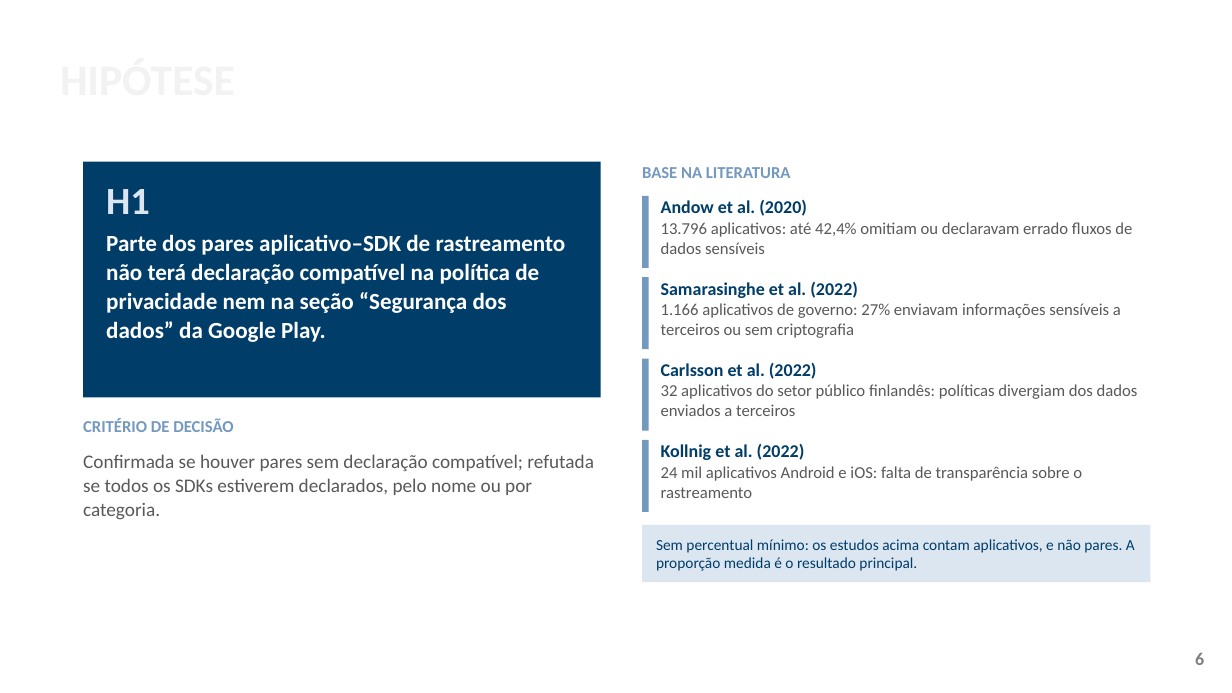
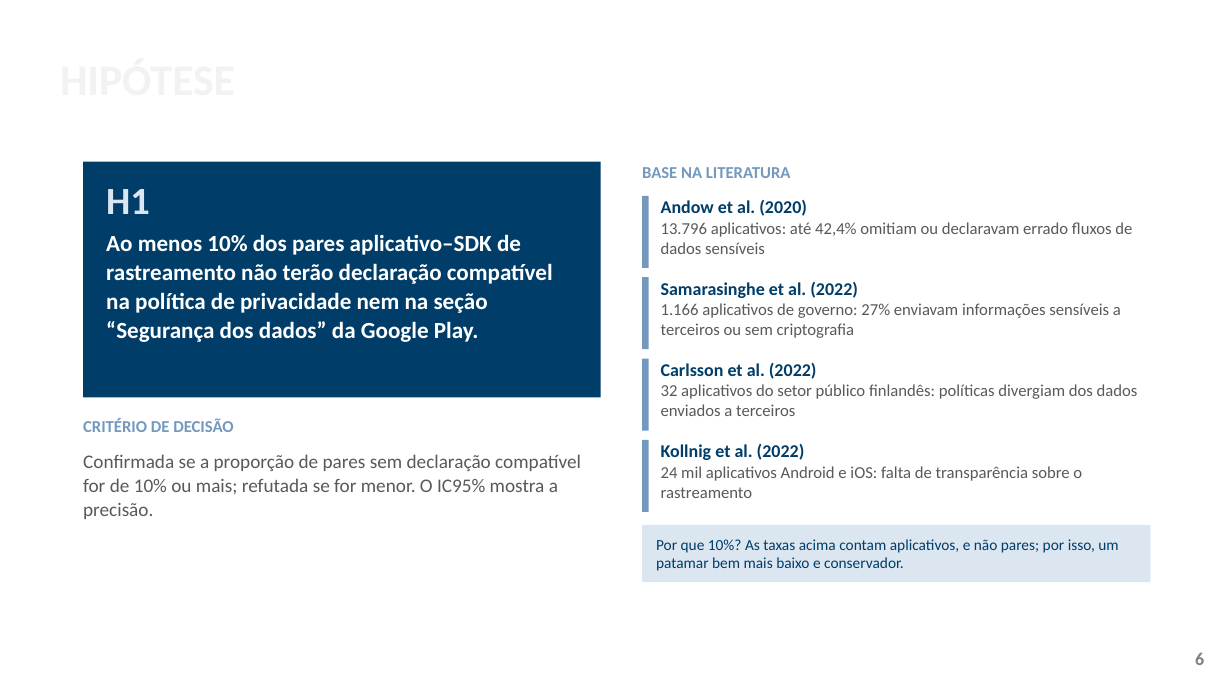
Before and after one commit to ClaudioAMF1/TCC, a slide deck: slide 6 of tcc/apresentacao/apresentacao-defesa-final.pptx. Drawn at 1232x693 pixels with LibreOffice and Linux fonts; fonts in the diff are those of the drawing; background and template pictures are left out. Boxes give left, top, right and bottom in pixels: in the first picture for what was removed or moved away, otherwise in the second. Text is boxed around its words. In the diff, an @@ line names an element or a change of style, - is before the commit and + after.

```diff
--- a/tcc/apresentacao/apresentacao-defesa-final.pptx
+++ b/tcc/apresentacao/apresentacao-defesa-final.pptx
@@ text at bbox=[106, 234, 553, 342]: text changed @@
-Parte dos pares aplicativo–SDK de rastreamento não terá declaração compatível na política de privacidade nem na seção “Segurança dos dados” da Google Play.
+Ao menos 10% dos pares aplicativo–SDK de rastreamento não terão declaração compatível na política de privacidade nem na seção “Segurança dos dados” da Google Play.
@@ text at bbox=[83, 454, 581, 519]: text changed @@
-Confirmada se houver pares sem declaração compatível; refutada se todos os SDKs estiverem declarados, pelo nome ou por categoria.
+Confirmada se a proporção de pares sem declaração compatível for de 10% ou mais; refutada se for menor. O IC95% mostra a precisão.
@@ text at bbox=[656, 539, 1118, 571]: text changed @@
-Sem percentual mínimo: os estudos acima contam aplicativos, e não pares. A proporção medida é o resultado principal.
+Por que 10%? As taxas acima contam aplicativos, e não pares; por isso, um patamar bem mais baixo e conservador.
```
Also in this commit, not shown: 7 other slides changed, 9 other files.
